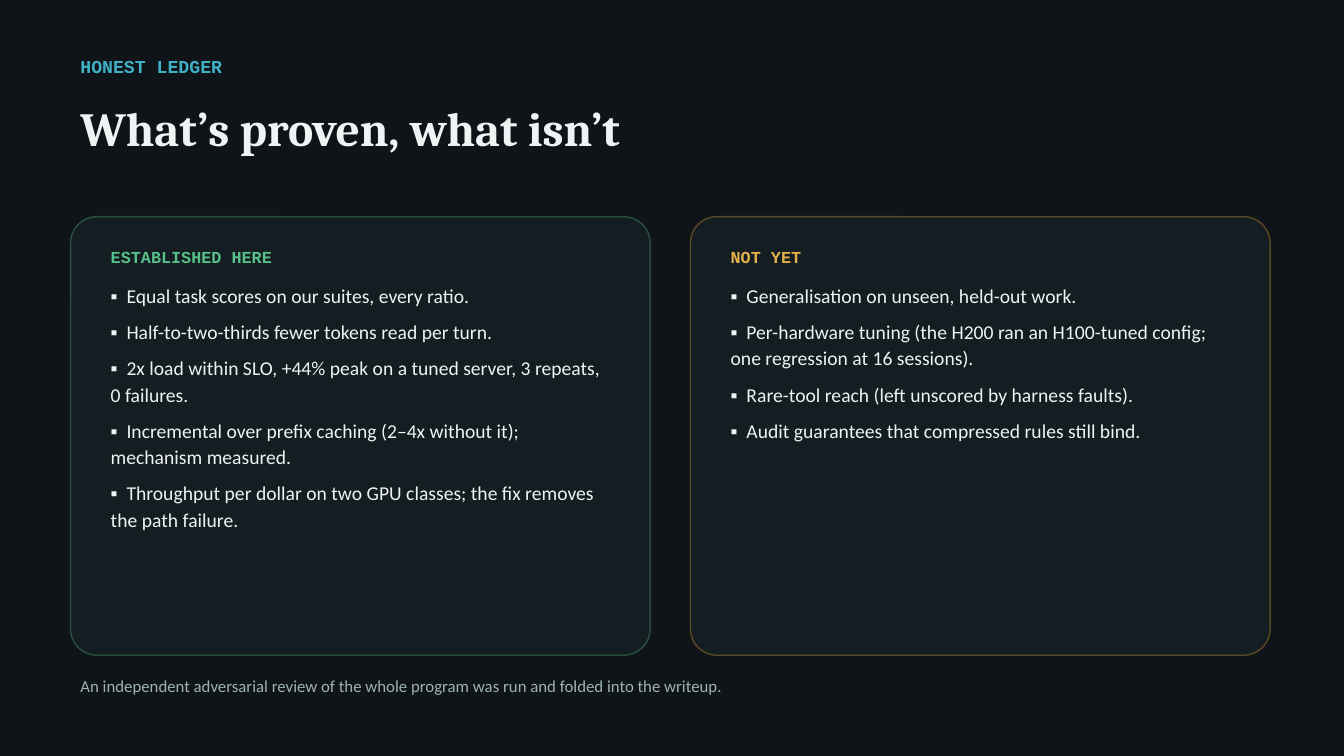
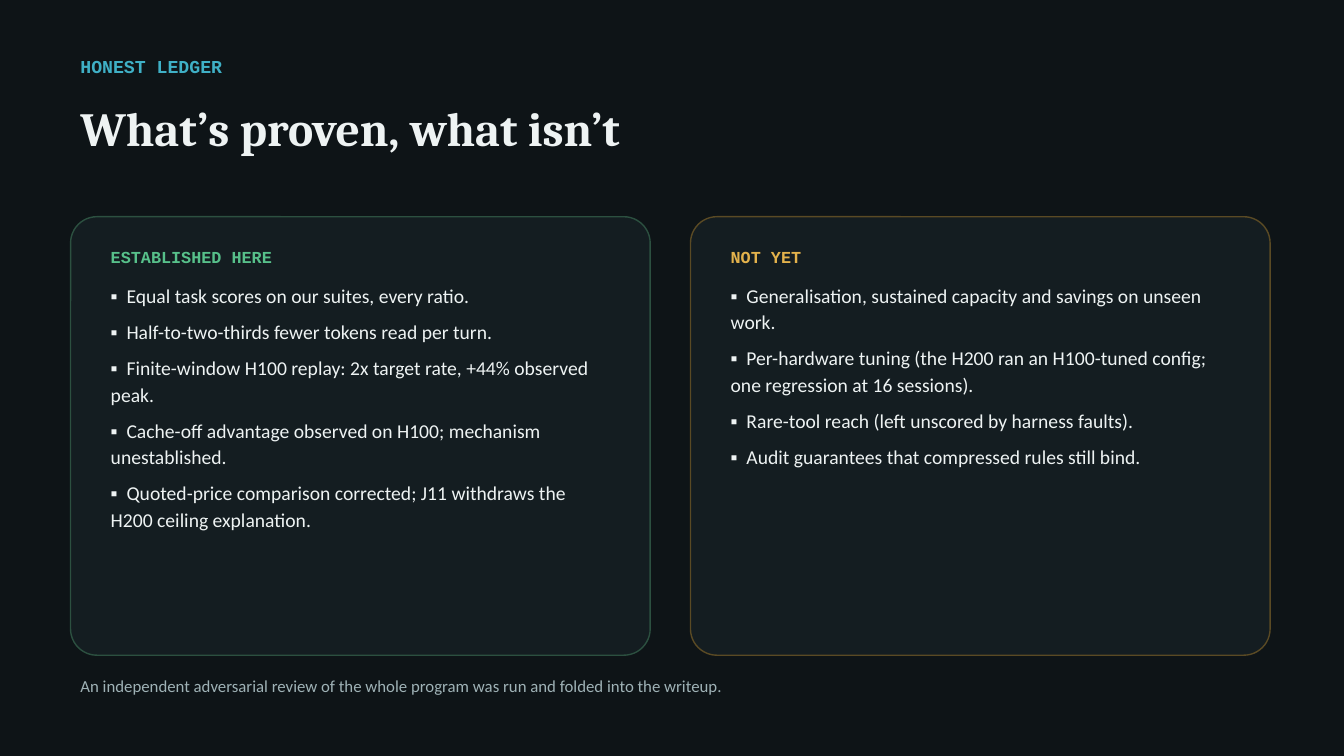
Before and after one commit to arunmenon/gisting-coding-agent, a slide deck: slide 11 of Gisting-CTO-deck.pptx. Drawn at 1344x756 pixels with LibreOffice and Linux fonts; fonts in the diff are those of the drawing. Boxes give left, top, right and bottom in pixels: in the first picture for what was removed or moved away, otherwise in the second. Text is boxed around its words. In the diff, an @@ line names an element or a change of style, - is before the commit and + after.

```diff
--- a/Gisting-CTO-deck.pptx
+++ b/Gisting-CTO-deck.pptx
@@ text at [731,289,1201,329]: text changed @@
-▪ Generalisation on unseen, held-out work.
+▪ Generalisation, sustained capacity and savings on unseen work.
@@ text at [111,361,588,531]: text changed @@
-▪ 2x load within SLO, +44% peak on a tuned server, 3 repeats, 0 failures.
-▪ Incremental over prefix caching (2–4x without it); mechanism measured.
-▪ Throughput per dollar on two GPU classes; the fix removes the path failure.
+▪ Finite-window H100 replay: 2x target rate, +44% observed peak.
+▪ Cache-off advantage observed on H100; mechanism unestablished.
+▪ Quoted-price comparison corrected; J11 withdraws the H200 ceiling explanation.
```
Also in this commit, not shown: 7 other slides changed, 16 other files.
